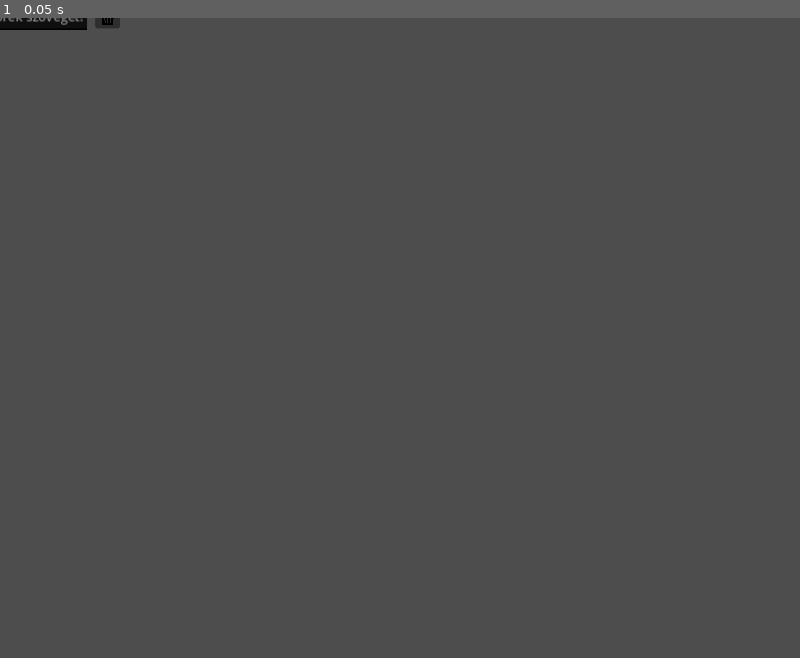
Above: before the commit, frame 1.
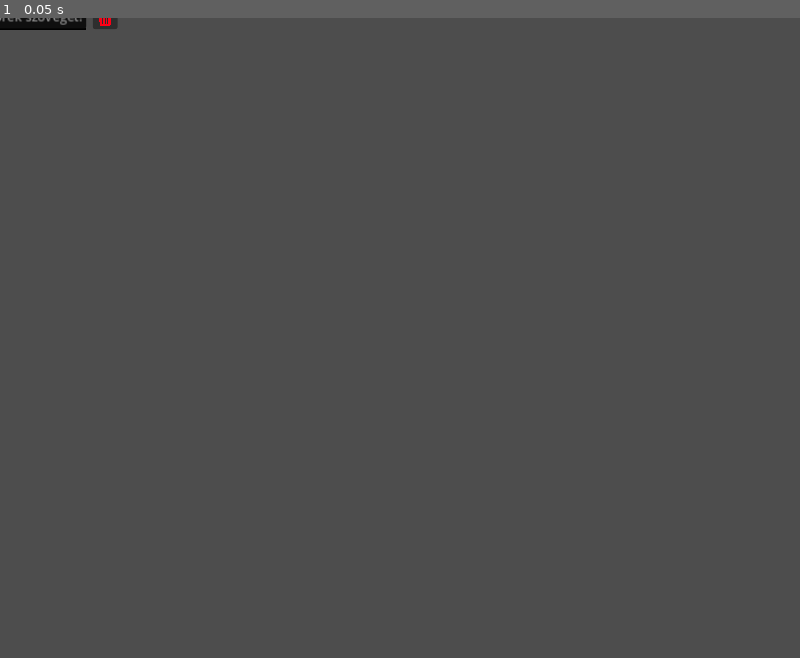
Above: after the commit, the same moment.

Repository: szuhi27/school-quiz-godot
Game: Godot game, scene res://quiz_maker_assets/new_answer_bubble.tscn
Two runs of this game, one before a commit and one after it. Both use one fixed random seed, a clock stepped at 60 frames per second and the inputs below. This scene is started directly instead of the project's main scene.
Inputs:
- Up to frame 1 (0.05 s): no input

The runs differ from the first frame. In frame 1, less than 0.1% of the frame differs, in the area x 0-15%, y 0-2%.

Commit message:
new answer bubble rework
reworked the new answer bubble  with new techniques i recently learned

i think it looks better bot in game and in code

Diff:
--- a/quiz_maker_assets/answer_bubble_creator.gd
+++ b/quiz_maker_assets/answer_bubble_creator.gd
@@ -3,7 +3,7 @@
 
 @export var answer_bubble : PackedScene
 
-var _new_bubble : Node2D
+var _new_bubble : Control
 
 func _physics_process(delta):
 	if(_new_bubble != null):
--- a/quiz_maker_assets/new_answer_bubble.tscn
+++ b/quiz_maker_assets/new_answer_bubble.tscn
@@ -1,96 +1,79 @@
-[gd_scene load_steps=6 format=3 uid="uid://drnit6xvsphed"]
+[gd_scene load_steps=4 format=3 uid="uid://drnit6xvsphed"]
 
 [ext_resource type="Script" path="res://quiz_maker_assets/new_answer_bubble_contol.gd" id="1_wqhkn"]
-[ext_resource type="Texture2D" uid="uid://d2avstl64ot5l" path="res://quiz_maker_assets/bin.png" id="2_nhfb2"]
+[ext_resource type="Texture2D" uid="uid://dcplhb146q1jg" path="res://quiz_maker_assets/bin_red.png" id="2_6oygw"]
 [ext_resource type="Texture2D" uid="uid://dpyj23cpgtdgo" path="res://quiz_maker_assets/move.png" id="3_2sydx"]
 
-[sub_resource type="CanvasTexture" id="CanvasTexture_l51x0"]
-
-[sub_resource type="RectangleShape2D" id="RectangleShape2D_qmv4v"]
-size = Vector2(270, 41)
-
-[node name="AnswerBubble" type="Node2D"]
+[node name="Control" type="Control"]
+layout_mode = 3
+anchors_preset = 8
+anchor_left = 0.5
+anchor_top = 0.5
+anchor_right = 0.5
+anchor_bottom = 0.5
+offset_left = -500.0
+offset_top = -400.0
+offset_right = -460.0
+offset_bottom = -360.0
+grow_horizontal = 2
+grow_vertical = 2
 script = ExtResource("1_wqhkn")
 
-[node name="Control" type="Control" parent="."]
-layout_mode = 3
-anchors_preset = 15
-anchor_right = 1.0
-anchor_bottom = 1.0
-offset_top = -1.0
-offset_bottom = -1.0
-grow_horizontal = 2
-grow_vertical = 2
-metadata/_edit_use_anchors_ = true
-
-[node name="TextureRect" type="TextureRect" parent="Control"]
-modulate = Color(0, 0, 0, 1)
-layout_mode = 0
-offset_left = -108.0
-offset_top = -16.0
-offset_right = 109.0
-offset_bottom = 16.0
-texture = SubResource("CanvasTexture_l51x0")
-
-[node name="LineEdit" type="LineEdit" parent="Control"]
+[node name="LineEdit" type="LineEdit" parent="."]
 layout_mode = 1
 anchors_preset = 8
 anchor_left = 0.5
 anchor_top = 0.5
 anchor_right = 0.5
 anchor_bottom = 0.5
-offset_left = -108.5
-offset_top = -16.0
-offset_right = 108.5
-offset_bottom = 16.0
+offset_left = -129.0
+offset_top = -37.0
+offset_right = 88.0
+offset_bottom = -5.0
 grow_horizontal = 2
 grow_vertical = 2
 placeholder_text = "Írja be a buborék szövegét!"
 alignment = 1
 expand_to_text_length = true
 
-[node name="DeleteButton" type="Button" parent="Control"]
+[node name="DeleteButton" type="Button" parent="LineEdit"]
 layout_mode = 1
-anchors_preset = 11
+anchors_preset = 6
 anchor_left = 1.0
+anchor_top = 0.5
 anchor_right = 1.0
-anchor_bottom = 1.0
-offset_left = 119.0
-offset_top = -15.0
-offset_right = 150.0
-offset_bottom = 14.0
+anchor_bottom = 0.5
+offset_left = 7.5
+offset_top = -14.0
+offset_right = 38.5
+offset_bottom = 15.0
 grow_horizontal = 0
 grow_vertical = 2
-icon = ExtResource("2_nhfb2")
+icon = ExtResource("2_6oygw")
 icon_alignment = 1
 expand_icon = true
 
-[node name="MoveButton" type="TextureButton" parent="Control"]
+[node name="ColorRect" type="ColorRect" parent="LineEdit"]
+show_behind_parent = true
 layout_mode = 1
-anchors_preset = 3
-anchor_left = 1.0
-anchor_top = 1.0
+anchors_preset = 15
 anchor_right = 1.0
 anchor_bottom = 1.0
-offset_left = -127.0
-offset_top = -36.0
-offset_right = -101.0
-offset_bottom = -11.0
-grow_horizontal = 0
-grow_vertical = 0
-texture_normal = ExtResource("3_2sydx")
-ignore_texture_size = true
-stretch_mode = 0
+grow_horizontal = 2
+grow_vertical = 2
+mouse_filter = 2
+color = Color(0, 0, 0, 1)
 
-[node name="Area2D" type="Area2D" parent="."]
-visible = false
-position = Vector2(-1, -2)
+[node name="TextEdit" type="TextureRect" parent="LineEdit"]
+show_behind_parent = true
+layout_mode = 0
+offset_left = -10.0
+offset_top = -10.0
+offset_right = 12.0
+offset_bottom = 12.0
+texture = ExtResource("3_2sydx")
+expand_mode = 3
 
-[node name="CollisionShape2D" type="CollisionShape2D" parent="Area2D"]
-position = Vector2(24, 1)
-shape = SubResource("RectangleShape2D_qmv4v")
-
-[connection signal="pressed" from="Control/DeleteButton" to="." method="_on_delete_button_pressed"]
-[connection signal="button_down" from="Control/MoveButton" to="." method="_on_move_button_button_down"]
-[connection signal="button_up" from="Control/MoveButton" to="." method="_on_move_button_button_up"]
-[connection signal="input_event" from="Area2D" to="." method="_on_area_2d_input_event"]
+[connection signal="gui_input" from="LineEdit" to="." method="_on_line_edit_gui_input"]
+[connection signal="pressed" from="LineEdit/DeleteButton" to="LineEdit" method="_on_delete_button_pressed"]
+[connection signal="pressed" from="LineEdit/DeleteButton" to="." method="_on_delete_button_pressed"]
--- a/quiz_maker_assets/new_answer_bubble_contol.gd
+++ b/quiz_maker_assets/new_answer_bubble_contol.gd
@@ -1,34 +1,24 @@
-extends Node2D
+extends Control
 
 var selected = false
-var mouse_offset = Vector2(115, 23)
+var mouse_offset = Vector2(0, 0)
 
 func _process(delta: float) -> void:
 	if selected:
 		position = get_global_mouse_position() + mouse_offset
 
-#this should work, but apparently there is a problem with the current version of gogot (4.3)
-#
-#func _on_area_2d_input_event(viewport: Node, event: InputEvent, shape_idx: int) -> void:
-	#if event is InputEventMouseButton and event.button_index == MOUSE_BUTTON_LEFT:
-		#print_debug("wn")
-		#if event.pressed:
-			#mouse_offset = position - get_global_mouse_position()
-			#selected = true
-		#else:
-			#selected = false
+func _on_line_edit_gui_input(event: InputEvent) -> void:
+	if event is InputEventMouseButton and event.button_index == MOUSE_BUTTON_LEFT:
+		if event.pressed:
+			selected = true
+		else:
+			selected = false
 
 func _on_delete_button_pressed() -> void:
 	queue_free()
 
-func _on_move_button_button_down() -> void:
-	selected = true
-
-func _on_move_button_button_up() -> void:
-	selected = false
-
 func get_text_lineedit() -> String:
-	return $Control/LineEdit.text
+	return $LineEdit.text
 
 func get_pos_x_lineedit() -> float:
 	return global_position.x
Binary file added: quiz_maker_assets/bin_red.png
Not shown, added: quiz_maker_assets/bin_red.png.import
